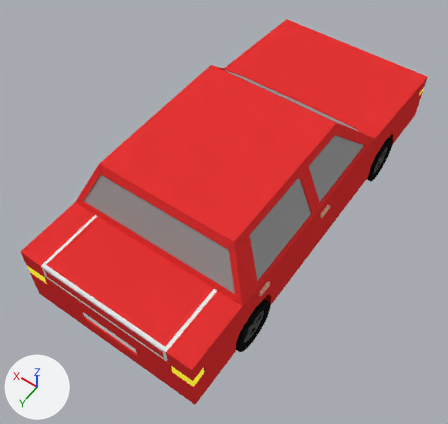
An edit to the Blender file production/assets/models/car/car_rig.blend, drawn before and after from the same camera.
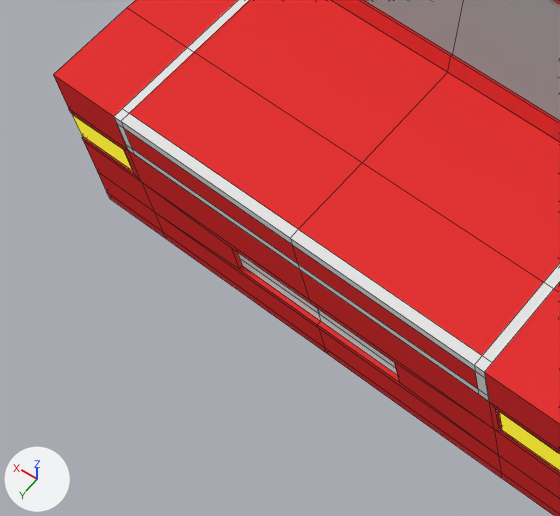
Each version appears first whole from a camera (50 mm lens) standing at (-3.98, 6.1, 9.43) and looking at (-0.02, 0.56, 0.72), and next in a close-up on the part from 1% to 43% of the width and 53% to 95% of the height. Every picture has the same lights, and +X, +Y and +Z are marked at lower left. The close-ups show mesh edges as thin lines.

The first close-up shows 'car', 'trunk'.
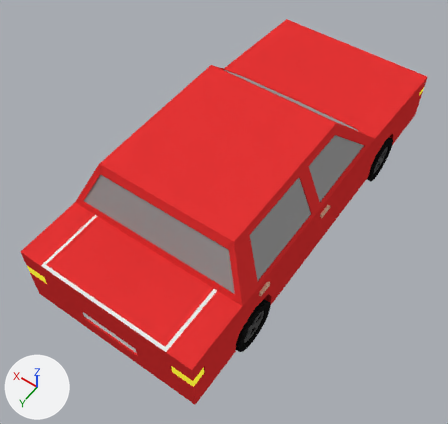
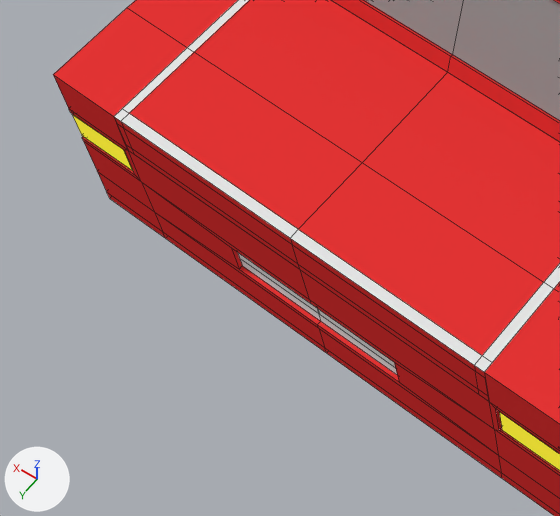
Commit message: finished the car material

Pixel boxes (x1, y1, x2, y2) of what changed, in the close-ups (560 x 516 px):
part 1 of me_cube_009, recoloured (white to red)
    both: (114, 117, 489, 401)

Edits to the bpy script that builds the scene:
```text
Change me_cube_009:
    where me_cube_009.from_pydata(...)  # 70 vertices, 68 faces; spans x -1.2..1.2, y 2.17..3.35, z 0.52..0.84
    used by ob_trunk; location = (0.0, 0.2, 0.8)
    me_cube_009 part 1: 10 of the faces centred in x -1.16..1.17, y 3.35, z 0.55..0.8 switch from mat_car_floor (white #e7e7e7) to mat_car_body (red #e73535)
```
